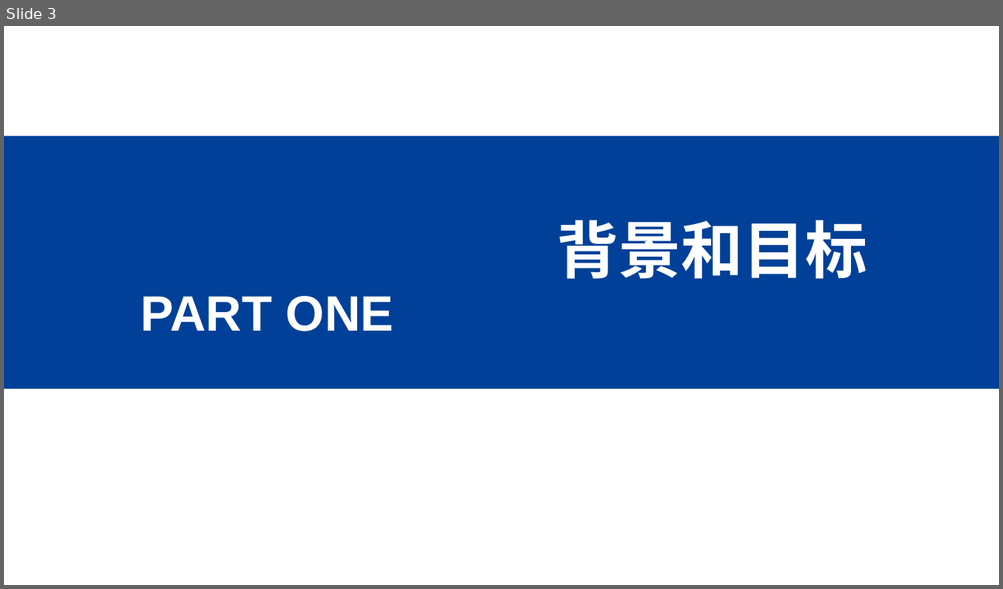
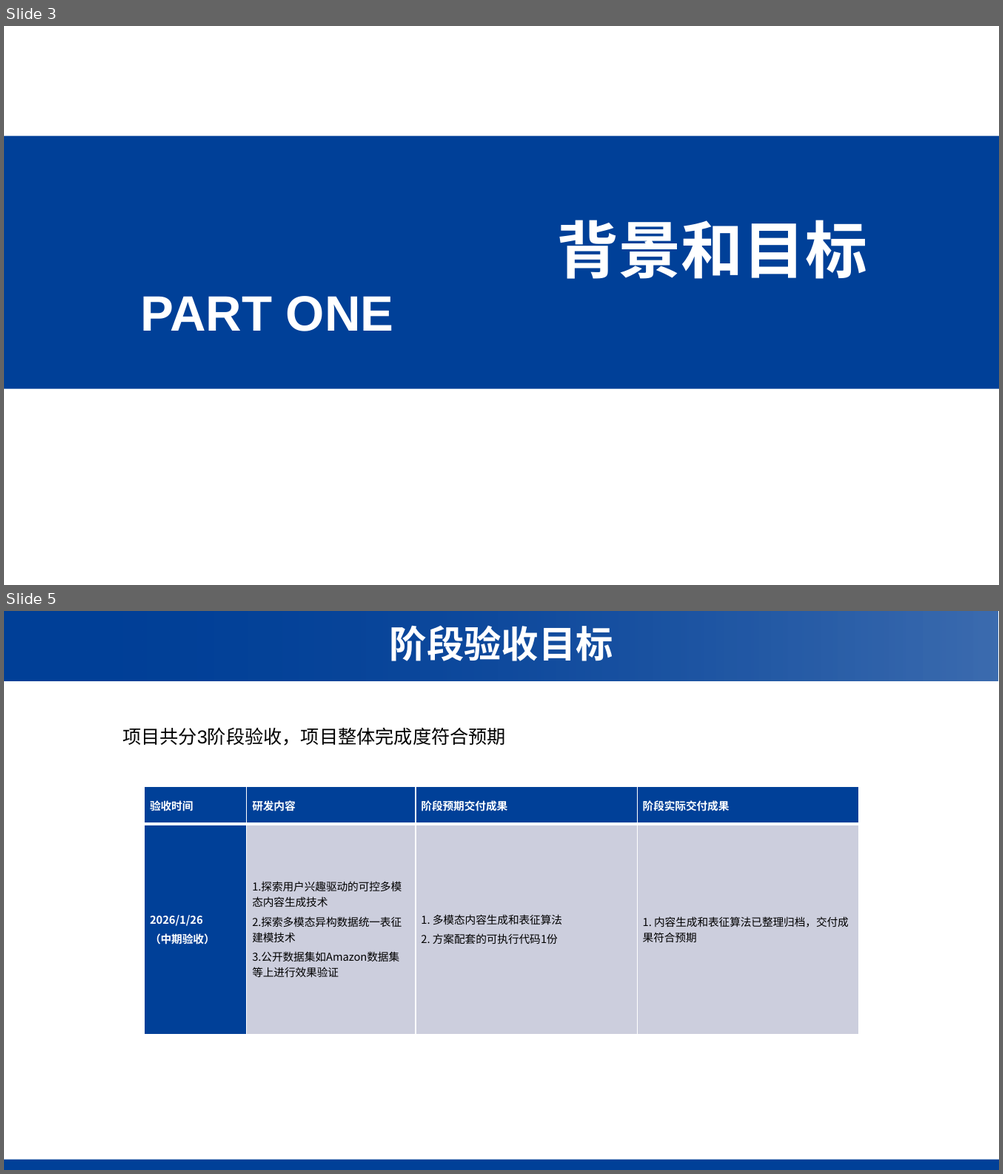
Before and after one commit to WncFht/GRec_public, a slide deck: 中期汇报.pptx. Shown one above the other, each under a label of ours: slide 3 before the commit, slides 3 and 5 after it; the slides between them are not shown. The pictures are 1003x589 and 1003x1174 pixels, drawn with LibreOffice and Linux fonts; fonts in the diff are those of the drawing; background and template pictures are left out. Boxes give left, top, right and bottom in pixels: in the first picture for what was removed or moved away, otherwise in the second. Text is boxed around its words. In the diff, an @@ line names an element or a change of style, - is before the commit and + after.

```diff
--- a/中期汇报.pptx
+++ b/中期汇报.pptx
@@ slide 5 added at [4,611,999,1170], background #FFFFFF @@
@@ rectangle added at [4,611,998,681], fill gradient #004098 @@
@@ rectangle added at [5,611,998,681], fill gradient #004098 @@
@@ text added at [390,625,613,661], 36 pt, text #FFFFFF, bold @@
+阶段验收目标
@@ text added at [122,727,506,746], 18 pt, text #000000 @@
+项目共分3阶段验收，项目整体完成度符合预期
@@ table added at [145,787,858,1036], 2 rows, 4 columns @@
+验收时间 | 研发内容 | 阶段预期交付成果 | 阶段实际交付成果
+2026/1/26 / （中期验收） | 1.探索用户兴趣驱动的可控多模态内容生成技术 / 2.探索多模态异构数据统一表征建模技术 / 3.公开数据集如Amazon数据集等上进行效果验证 | 1. 多模态内容生成和表征算法 / 2. 方案配套的可执行代码1份 | 1. 内容生成和表征算法已整理归档，交付成果符合预期
@@ rectangle added at [4,1160,999,1170], fill #004098 @@
```
Also in this commit, not shown: 6 slides changed, 13 other slides added, 27 slides removed.
